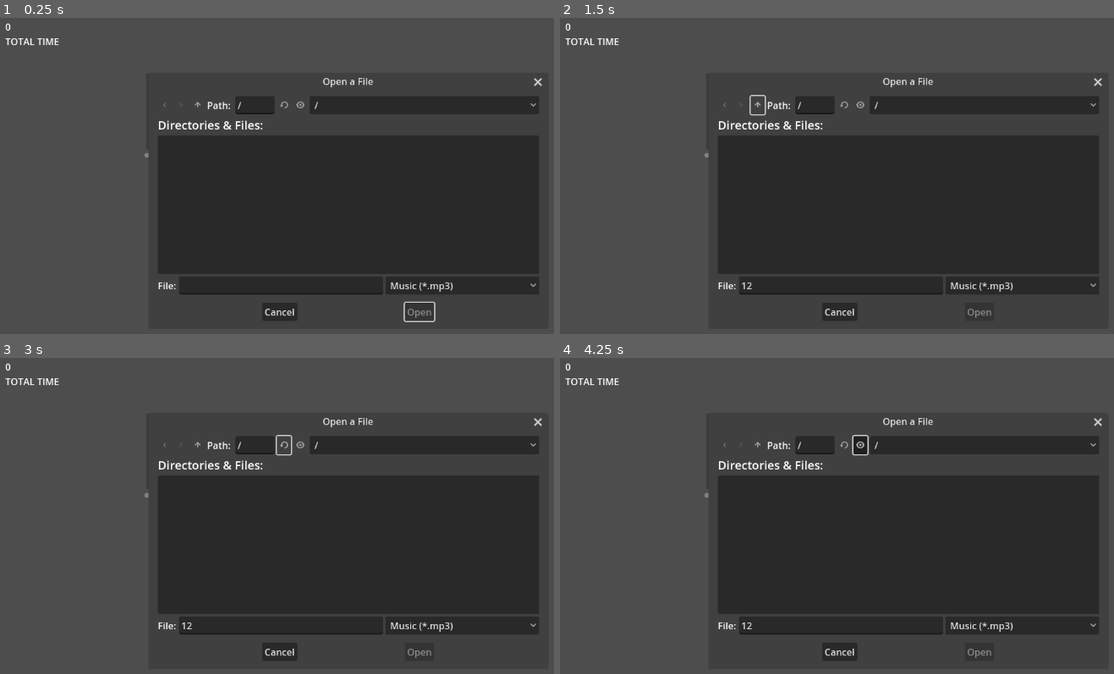
Above: before the commit, frames 1-4 (two rows, left to right).
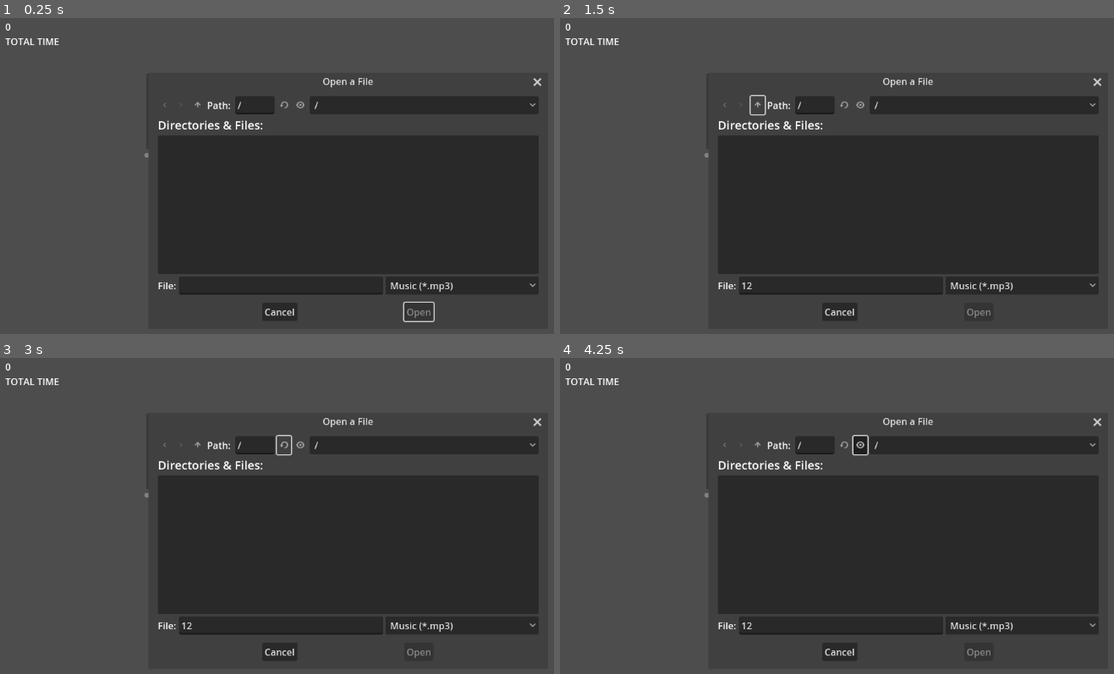
Above: after the commit, the same moments.

Repository: KindaWrks/Music-Player
Game: Godot game, scene res://MusicNode.tscn
Same seed, same stepped clock (60 frames per second), same inputs: the game is played once before the commit and once after it. The project has no main scene, so this scene is started directly.
Inputs (mouse positions are in pixels of both pictures, inside the frame that each line leads up to):
- Up to frame 1 (0.25 s): no input
- Up to frame 2 (1.5 s): click (842, 286) at 0.52 s; type "12" at 0.6 s; click (759, 106) at 1.25 s
- Up to frame 3 (3 s): click (199, 446) at 2 s; click (282, 446) at 2.75 s
- Up to frame 4 (4.25 s): click (859, 446) at 3.5 s

The runs differ from the first frame. In frame 1, 0.1% of the frame differs, in the area x 72-98%, y 18-97%; in frame 2, less than 0.1%; in frame 3, less than 0.1%; in frame 4, less than 0.1%.

Commit message:
timers on seconds
total time and counted time in seconds

Diff:
--- a/MusicNode.gd
+++ b/MusicNode.gd
@@ -1,8 +1,10 @@
 extends Node2D
 
 @onready var fd_open = $FD_OPEN
+
 @onready var music_label = $MusicLabel
 @onready var music_time_label = $MusicTimeLabel
+@onready var music_total_time = $MusicTotalTimeLabel
 
 @export var audio_bus_name := "Master" #Makes the var Master audio bus
 @onready var _bus := AudioServer.get_bus_index(audio_bus_name) #Sets bus index to Master
@@ -30,6 +32,7 @@
 	$AudioStreamPlayer.stream = stream  #The loaded song in memeory
 	$AudioStreamPlayer.play()
 	music_label.visible = true
+	music_total_time.text = str(int($AudioStreamPlayer.stream.get_length()))
 
 
 func _on_h_slider_value_changed(value: float):
